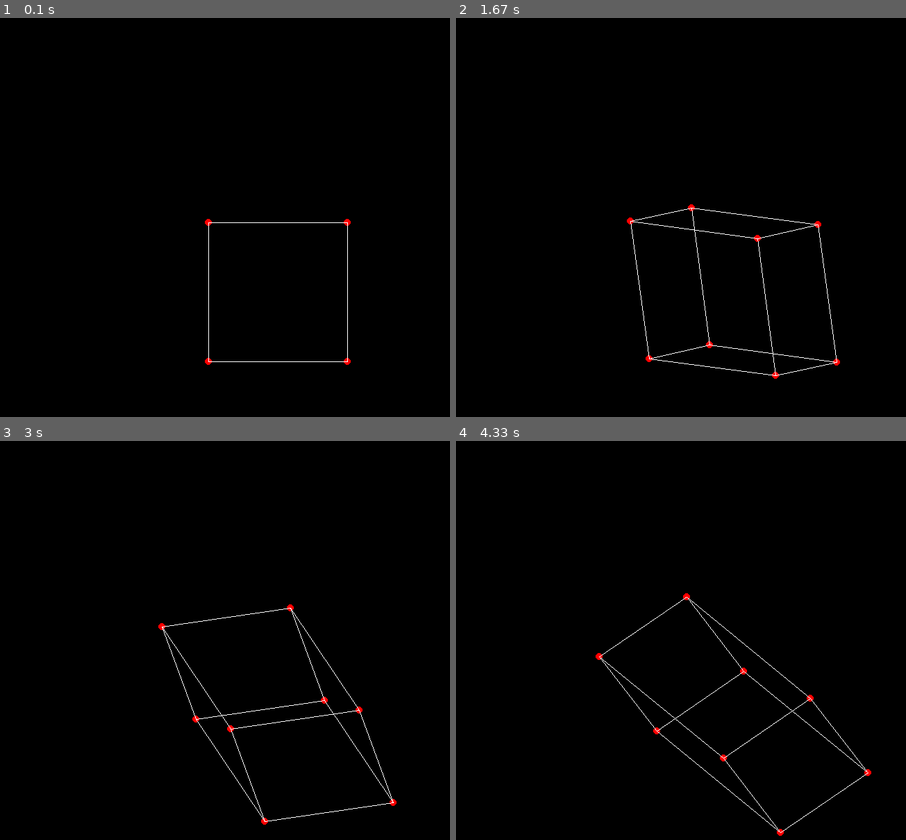
Above: before the commit, frames 1-4 (two rows, left to right).
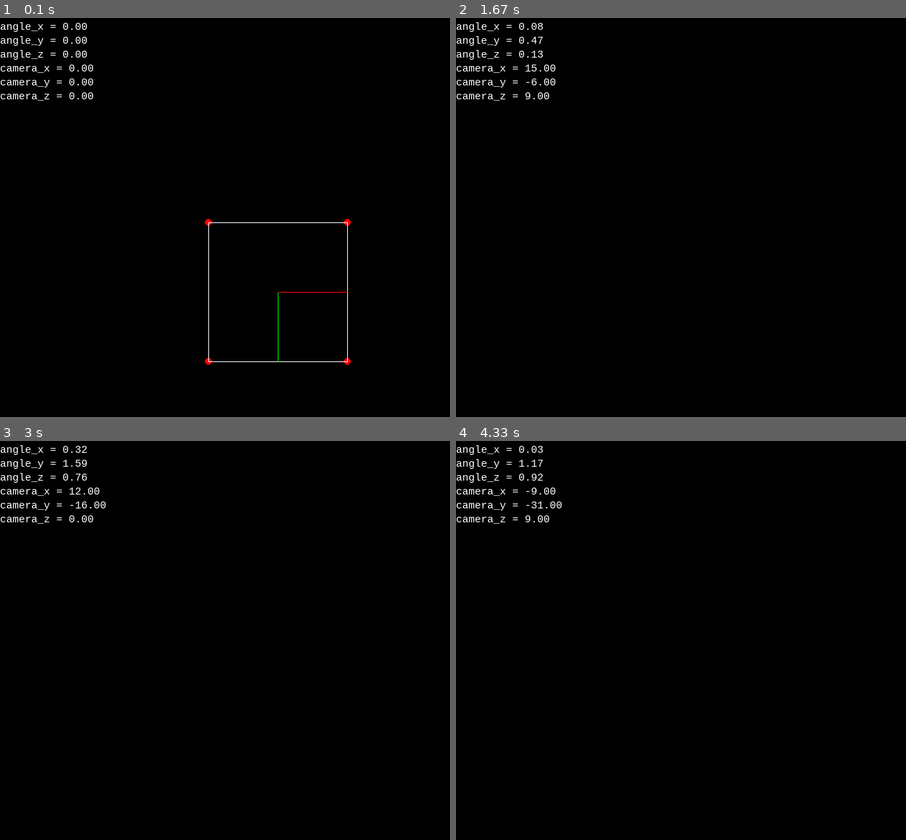
Above: after the commit, the same moments.

Repository: dario-99/pygame_cube
Game: pygame game, started from main.py
The game is run twice, just before and just after one commit, with the same random seed, the same clock (stepped at 60 frames per second) and the same inputs.
Inputs:
- Up to frame 1 (0.1 s): no input
- Up to frame 2 (1.67 s): hold R 0.33-0.8 s; hold Right 0.33-0.8 s; hold Right 0.83-1.3 s; hold D 0.83-1.3 s; tap Space at 0.9, 1.2, 1.4 s; tap E at 0.98 s; hold Up 1.33-1.63 s; hold W 1.33-1.63 s; tap 3 at 1.48 s
- Up to frame 3 (3 s): hold Right 1.67-2.13 s; hold D 1.67-2.13 s; tap Space at 1.73, 2.03, 2.23, 2.53, 2.8 s; hold Left 2.17-2.7 s; hold A 2.17-2.7 s; tap E at 2.32 s; hold Down from 2.73 s (still down); hold S from 2.73 s (still down); tap 3 at 2.88 s
- Up to frame 4 (4.33 s): release Down at 3.03 s; release S at 3.03 s; hold Q 3.07-3.47 s; hold Left 3.07-3.47 s; hold A 3.07-3.47 s; tap Space at 3.13, 3.43, 3.57, 3.87, 4 s; hold Left 3.5-3.9 s; hold A 3.5-3.9 s; tap E at 3.65 s; hold Up 3.93-4.3 s; hold W 3.93-4.3 s; tap 3 at 4.08 s

The runs differ from the first frame. In frame 1, 0.8% of the frame differs, in the area x 0-78%, y 1-87%; in frame 2, 1.3%; in frame 3, 1.3%, in the area x 0-89%, y 1-97%; in frame 4, 1.3%.

Commit message:
homogenous coordinate and camera movement

Diff:
--- a/main.py
+++ b/main.py
@@ -8,27 +8,32 @@
 WIN_WIDTH = 800
 SCALE = 100
 ROTATE_SPEED = 0.001
-
 FOC_INC = 0.1
-SHIFT_INC = 0.01
+SHIFT_INC = 1
 
 # Clock
 clock = pygame.time.Clock()
 
 # Windows build
 window = pygame.display.set_mode((WIN_HEIGHT, WIN_WIDTH))
+pygame.font.init()
 
 # Starting Angle
 angle_x = 0
 angle_y = 0
 angle_z = 0
+
+rot_speed_x = 0
+rot_speed_y = 0
+rot_speed_z = 0
 
 # Cube points
 cube = np.array(
     [
         [-1,  1,  1, -1, -1,  1,  1, -1],
         [-1, -1,  1,  1, -1, -1,  1,  1],
-        [ 1,  1,  1,  1, -1, -1, -1, -1]
+        [ 1,  1,  1,  1, -1, -1, -1, -1],
+        [ 1,  1,  1,  1,  1,  1,  1,  1]
     ]
 )
 
@@ -38,67 +43,140 @@
 u0 = 0
 v0 = 0
 skew = 0
-proj = projection_matrix(focal_lenght,u0,v0)
-
-
-def draw_cube(cube, projection_matrix):
-
-    proj_cube = projection_matrix @ cube
+proj = intrinsic_matrix(focal_lenght, u0, v0, skew)
+
+# camera position in world coordinate
+camera_pos = np.array(
+    [
+        [0],
+        [0],
+        [0],
+    ]
+)
+
+def draw_cube(cube):
 
     for i in range(8):
-        x = proj_cube[0][i] * SCALE + WIN_HEIGHT//2
-        y = proj_cube[1][i] * SCALE + WIN_WIDTH//2
+        x = cube[0][i] * SCALE + WIN_HEIGHT//2
+        y = cube[1][i] * SCALE + WIN_WIDTH//2
         pygame.draw.circle(window, (255, 0, 0), (x, y), 5)
 
     #base
-    pygame.draw.line(window, (255, 255, 255), (proj_cube[0][0]* SCALE + WIN_HEIGHT//2, proj_cube[1][0]* SCALE + WIN_WIDTH//2) , (proj_cube[0][1]* SCALE + WIN_HEIGHT//2, proj_cube[1][1]* SCALE + WIN_WIDTH//2))
-    pygame.draw.line(window, (255, 255, 255), (proj_cube[0][0]* SCALE + WIN_HEIGHT//2, proj_cube[1][0]* SCALE + WIN_WIDTH//2) , (proj_cube[0][4]* SCALE + WIN_HEIGHT//2, proj_cube[1][4]* SCALE + WIN_WIDTH//2))
-    pygame.draw.line(window, (255, 255, 255), (proj_cube[0][5]* SCALE + WIN_HEIGHT//2, proj_cube[1][5]* SCALE + WIN_WIDTH//2) , (proj_cube[0][1]* SCALE + WIN_HEIGHT//2, proj_cube[1][1]* SCALE + WIN_WIDTH//2))
-    pygame.draw.line(window, (255, 255, 255), (proj_cube[0][5]* SCALE + WIN_HEIGHT//2, proj_cube[1][5]* SCALE + WIN_WIDTH//2) , (proj_cube[0][4]* SCALE + WIN_HEIGHT//2, proj_cube[1][4]* SCALE + WIN_WIDTH//2))
+    pygame.draw.line(window, (255, 255, 255), (cube[0][0]* SCALE + WIN_HEIGHT//2, cube[1][0]* SCALE + WIN_WIDTH//2) , (cube[0][1]* SCALE + WIN_HEIGHT//2, cube[1][1]* SCALE + WIN_WIDTH//2))
+    pygame.draw.line(window, (255, 255, 255), (cube[0][0]* SCALE + WIN_HEIGHT//2, cube[1][0]* SCALE + WIN_WIDTH//2) , (cube[0][4]* SCALE + WIN_HEIGHT//2, cube[1][4]* SCALE + WIN_WIDTH//2))
+    pygame.draw.line(window, (255, 255, 255), (cube[0][5]* SCALE + WIN_HEIGHT//2, cube[1][5]* SCALE + WIN_WIDTH//2) , (cube[0][1]* SCALE + WIN_HEIGHT//2, cube[1][1]* SCALE + WIN_WIDTH//2))
+    pygame.draw.line(window, (255, 255, 255), (cube[0][5]* SCALE + WIN_HEIGHT//2, cube[1][5]* SCALE + WIN_WIDTH//2) , (cube[0][4]* SCALE + WIN_HEIGHT//2, cube[1][4]* SCALE + WIN_WIDTH//2))
 
     #top
-    pygame.draw.line(window, (255, 255, 255), (proj_cube[0][3]* SCALE + WIN_HEIGHT//2, proj_cube[1][3]* SCALE + WIN_WIDTH//2) , (proj_cube[0][7]* SCALE + WIN_HEIGHT//2, proj_cube[1][7]* SCALE + WIN_WIDTH//2))
-    pygame.draw.line(window, (255, 255, 255), (proj_cube[0][3]* SCALE + WIN_HEIGHT//2, proj_cube[1][3]* SCALE + WIN_WIDTH//2) , (proj_cube[0][2]* SCALE + WIN_HEIGHT//2, proj_cube[1][2]* SCALE + WIN_WIDTH//2))
-    pygame.draw.line(window, (255, 255, 255), (proj_cube[0][6]* SCALE + WIN_HEIGHT//2, proj_cube[1][6]* SCALE + WIN_WIDTH//2) , (proj_cube[0][7]* SCALE + WIN_HEIGHT//2, proj_cube[1][7]* SCALE + WIN_WIDTH//2))
-    pygame.draw.line(window, (255, 255, 255), (proj_cube[0][6]* SCALE + WIN_HEIGHT//2, proj_cube[1][6]* SCALE + WIN_WIDTH//2) , (proj_cube[0][2]* SCALE + WIN_HEIGHT//2, proj_cube[1][2]* SCALE + WIN_WIDTH//2))
+    pygame.draw.line(window, (255, 255, 255), (cube[0][3]* SCALE + WIN_HEIGHT//2, cube[1][3]* SCALE + WIN_WIDTH//2) , (cube[0][7]* SCALE + WIN_HEIGHT//2, cube[1][7]* SCALE + WIN_WIDTH//2))
+    pygame.draw.line(window, (255, 255, 255), (cube[0][3]* SCALE + WIN_HEIGHT//2, cube[1][3]* SCALE + WIN_WIDTH//2) , (cube[0][2]* SCALE + WIN_HEIGHT//2, cube[1][2]* SCALE + WIN_WIDTH//2))
+    pygame.draw.line(window, (255, 255, 255), (cube[0][6]* SCALE + WIN_HEIGHT//2, cube[1][6]* SCALE + WIN_WIDTH//2) , (cube[0][7]* SCALE + WIN_HEIGHT//2, cube[1][7]* SCALE + WIN_WIDTH//2))
+    pygame.draw.line(window, (255, 255, 255), (cube[0][6]* SCALE + WIN_HEIGHT//2, cube[1][6]* SCALE + WIN_WIDTH//2) , (cube[0][2]* SCALE + WIN_HEIGHT//2, cube[1][2]* SCALE + WIN_WIDTH//2))
 
     #lateral
-    pygame.draw.line(window, (255, 255, 255), (proj_cube[0][0]* SCALE + WIN_HEIGHT//2, proj_cube[1][0]* SCALE + WIN_WIDTH//2) , (proj_cube[0][3]* SCALE + WIN_HEIGHT//2, proj_cube[1][3]* SCALE + WIN_WIDTH//2))
-    pygame.draw.line(window, (255, 255, 255), (proj_cube[0][4]* SCALE + WIN_HEIGHT//2, proj_cube[1][4]* SCALE + WIN_WIDTH//2) , (proj_cube[0][7]* SCALE + WIN_HEIGHT//2, proj_cube[1][7]* SCALE + WIN_WIDTH//2))
-    pygame.draw.line(window, (255, 255, 255), (proj_cube[0][1]* SCALE + WIN_HEIGHT//2, proj_cube[1][1]* SCALE + WIN_WIDTH//2) , (proj_cube[0][2]* SCALE + WIN_HEIGHT//2, proj_cube[1][2]* SCALE + WIN_WIDTH//2))
-    pygame.draw.line(window, (255, 255, 255), (proj_cube[0][5]* SCALE + WIN_HEIGHT//2, proj_cube[1][5]* SCALE + WIN_WIDTH//2) , (proj_cube[0][6]* SCALE + WIN_HEIGHT//2, proj_cube[1][6]* SCALE + WIN_WIDTH//2))
-
+    pygame.draw.line(window, (255, 255, 255), (cube[0][0]* SCALE + WIN_HEIGHT//2, cube[1][0]* SCALE + WIN_WIDTH//2) , (cube[0][3]* SCALE + WIN_HEIGHT//2, cube[1][3]* SCALE + WIN_WIDTH//2))
+    pygame.draw.line(window, (255, 255, 255), (cube[0][4]* SCALE + WIN_HEIGHT//2, cube[1][4]* SCALE + WIN_WIDTH//2) , (cube[0][7]* SCALE + WIN_HEIGHT//2, cube[1][7]* SCALE + WIN_WIDTH//2))
+    pygame.draw.line(window, (255, 255, 255), (cube[0][1]* SCALE + WIN_HEIGHT//2, cube[1][1]* SCALE + WIN_WIDTH//2) , (cube[0][2]* SCALE + WIN_HEIGHT//2, cube[1][2]* SCALE + WIN_WIDTH//2))
+    pygame.draw.line(window, (255, 255, 255), (cube[0][5]* SCALE + WIN_HEIGHT//2, cube[1][5]* SCALE + WIN_WIDTH//2) , (cube[0][6]* SCALE + WIN_HEIGHT//2, cube[1][6]* SCALE + WIN_WIDTH//2))
+
+def draw_coordinate_frame(proj):
+    origin = np.array([
+        [0],
+        [0],
+        [0],
+        [1]
+    ])
+
+    x_axis = np.array([
+        [1],
+        [0],
+        [0],
+        [1]
+    ])
+    y_axis = np.array([
+        [0],
+        [1],
+        [0],
+        [1]
+    ])
+    z_axis = np.array([
+        [0],
+        [0],
+        [1],
+        [1]
+    ])
+
+    origin = proj@origin
+    x_axis = proj@x_axis
+    y_axis = proj@y_axis
+    z_axis = proj@z_axis
+
+    pygame.draw.line(window, (255,0,0), (origin[0][0]* SCALE + WIN_HEIGHT//2, origin[1][0]* SCALE + WIN_WIDTH//2), (x_axis[0][0]* SCALE + WIN_HEIGHT//2, x_axis[1][0]* SCALE + WIN_WIDTH//2))
+    pygame.draw.line(window, (0,255,0), (origin[0][0]* SCALE + WIN_HEIGHT//2, origin[1][0]* SCALE + WIN_WIDTH//2), (y_axis[0][0]* SCALE + WIN_HEIGHT//2, y_axis[1][0]* SCALE + WIN_WIDTH//2))
+    pygame.draw.line(window, (0,0,255), (origin[0][0]* SCALE + WIN_HEIGHT//2, origin[1][0]* SCALE + WIN_WIDTH//2), (z_axis[0][0]* SCALE + WIN_HEIGHT//2, z_axis[1][0]* SCALE + WIN_WIDTH//2))
+
+def print_values():
+    myfont = pygame.font.SysFont("monospace", 15)
+
+    label = myfont.render(f"angle_x = {angle_x:.2f}", 1, (255,255,255))
+    window.blit(label, (0, 10))
+    label = myfont.render(f"angle_y = {angle_y:.2f}", 1, (255,255,255))
+    window.blit(label, (0, 30))
+    label = myfont.render(f"angle_z = {angle_z:.2f}", 1, (255,255,255))
+    window.blit(label, (0, 50))
+
+    label = myfont.render(f"camera_x = {camera_pos[0,0]:.2f}", 1, (255,255,255))
+    window.blit(label, (0, 70))
+    label = myfont.render(f"camera_y = {camera_pos[1,0]:.2f}", 1, (255,255,255))
+    window.blit(label, (0, 90))
+    label = myfont.render(f"camera_z = {camera_pos[2,0]:.2f}", 1, (255,255,255))
+    window.blit(label, (0, 110))
 
 while True:
     clock.tick(60)
     window.fill((0,0,0))
-    # angle_x += 0.1
+
+    angle_x += rot_speed_x
+    angle_y += rot_speed_y
+    angle_z += rot_speed_z
+
 
     R = rotation_matrix(angle_x, angle_y, angle_z)
-    proj = projection_matrix(focal_lenght, u0, v0, skew)
-    cube = R @ cube
-
-    draw_cube(cube, proj)
+    K = intrinsic_matrix(focal_lenght, u0, v0, skew)
+
+    extrinsic = extrinsic_matrix(R, camera_pos)
+    # base = np.array([0,0,0,1])
+    # top = np.hstack([R.T, -R.T@camera_pos])
+    # extrinsic = np.vstack([top,base])
+
+    proj = K@extrinsic
+
+    proj_cube = proj@cube
+
+    # Draw calls
+    draw_cube(proj_cube)
+    draw_coordinate_frame(proj)
+    print_values()
 
     for event in pygame.event.get():
         if event.type == pygame.QUIT:
             pygame.quit()
         keys = pygame.key.get_pressed()
         if keys[pygame.K_r]:
-            angle_y = angle_x = angle_z = u0 = v0 = skew = 0
+            rot_speed_y = rot_speed_x = rot_speed_z = u0 = v0 = skew = 0
             focal_lenght = 1
         if keys[pygame.K_a]:
-            angle_y -= ROTATE_SPEED
+            rot_speed_y -= ROTATE_SPEED
         if keys[pygame.K_d]:
-            angle_y += ROTATE_SPEED
+            rot_speed_y += ROTATE_SPEED
         if keys[pygame.K_w]:
-            angle_z += ROTATE_SPEED
+            rot_speed_z += ROTATE_SPEED
         if keys[pygame.K_s]:
-            angle_z -= ROTATE_SPEED
+            rot_speed_z -= ROTATE_SPEED
         if keys[pygame.K_q]:
-            angle_x -= ROTATE_SPEED
+            rot_speed_x -= ROTATE_SPEED
         if keys[pygame.K_e]:
-            angle_x += ROTATE_SPEED
+            rot_speed_x += ROTATE_SPEED
         if keys[pygame.K_1]:
             focal_lenght += FOC_INC
         if keys[pygame.K_2]:
@@ -109,8 +187,22 @@
             skew += FOC_INC
         if keys[pygame.K_4]:
             skew -= FOC_INC
-        if keys[pygame.K_5]:
-            u0 += SHIFT_INC
-        if keys[pygame.K_6]:
-            u0 -= SHIFT_INC
+        if keys[pygame.K_LEFT]:
+            # x_shift + INC
+            camera_pos[0,0] -= SHIFT_INC
+        if keys[pygame.K_RIGHT]:
+            # x_shift - INC
+            camera_pos[0,0] += SHIFT_INC
+        if keys[pygame.K_UP]:
+            # z_shift + INC
+            camera_pos[2,0] += SHIFT_INC
+        if keys[pygame.K_DOWN]:
+            # z_shift - INC
+            camera_pos[2,0] -= SHIFT_INC
+        if keys[pygame.K_SPACE]:
+            # y_shift - INC
+            camera_pos[1,0] -= SHIFT_INC
+        if keys[pygame.K_LSHIFT]:
+            # y_shift - INC
+            camera_pos[1,0] += SHIFT_INC
     pygame.display.update()
--- a/matrix.py
+++ b/matrix.py
@@ -2,7 +2,7 @@
 
 # Rotation matrix Function
 def rotation_matrix(yaw, pitch, roll):
-    R_x = np.array(
+    R_z = np.array(
         [
             [np.cos(yaw), -np.sin(yaw), 0],
             [np.sin(yaw),  np.cos(yaw), 0],
@@ -16,7 +16,7 @@
             [-np.sin(pitch), 0, np.cos(pitch)]
         ]
     )
-    R_z = np.array(
+    R_x = np.array(
         [
             [1,            0,             0],
             [0, np.cos(roll), -np.sin(roll)],
@@ -33,9 +33,9 @@
             R: translation matrix (3x3)
             C: Camera position in world coordinate frame (3x1)
     '''
-    return R @ np.hstack([np.eye(3), -C])
+    return R @ np.concatenate([np.eye(3), -C], axis=1)
 
-def projection_matrix(focal_lenght, u0=0, v0=0, skew=0):
+def intrinsic_matrix(focal_lenght, u0=0, v0=0, skew=0):
     return np.array(
         [
             [focal_lenght,         skew, u0],
Not shown, changed: README.md
